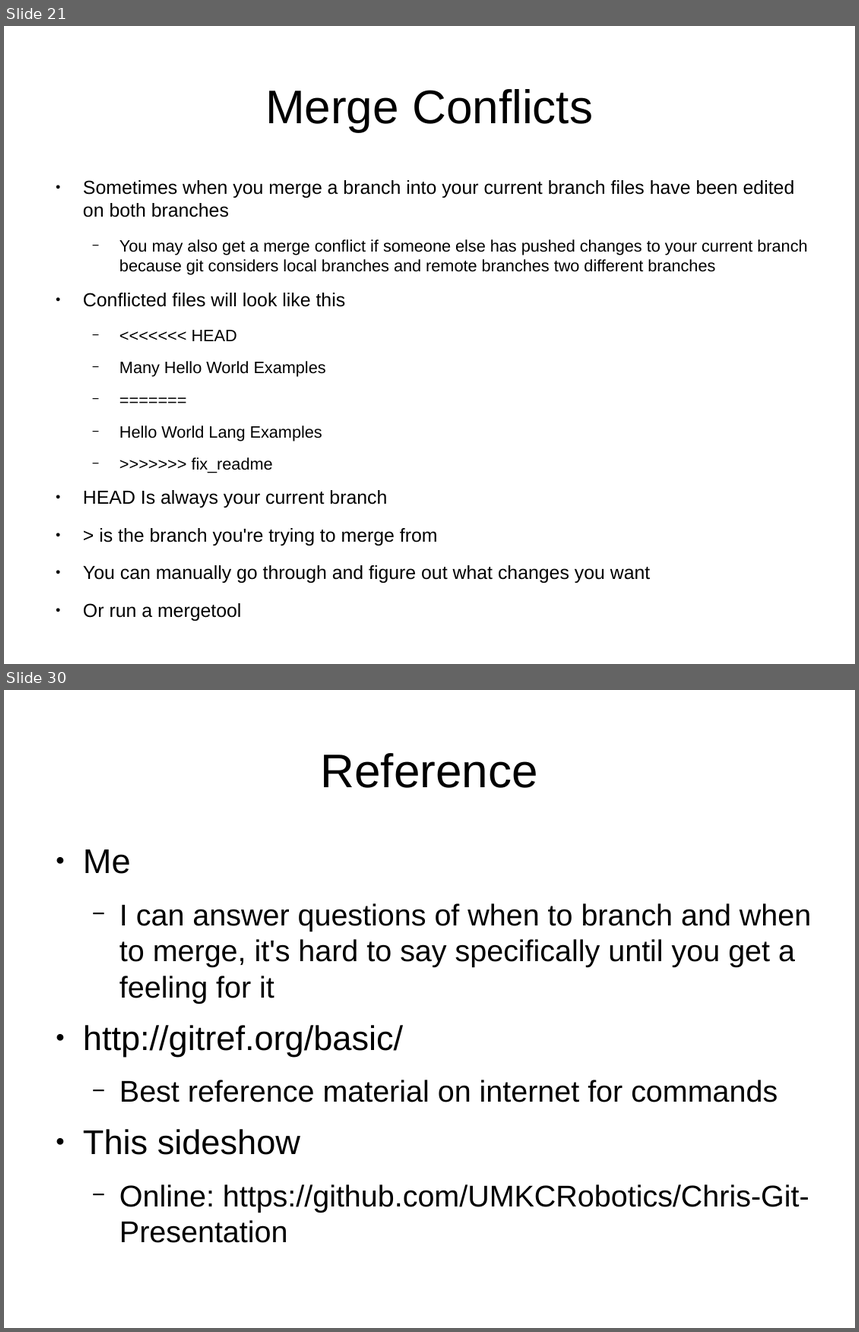
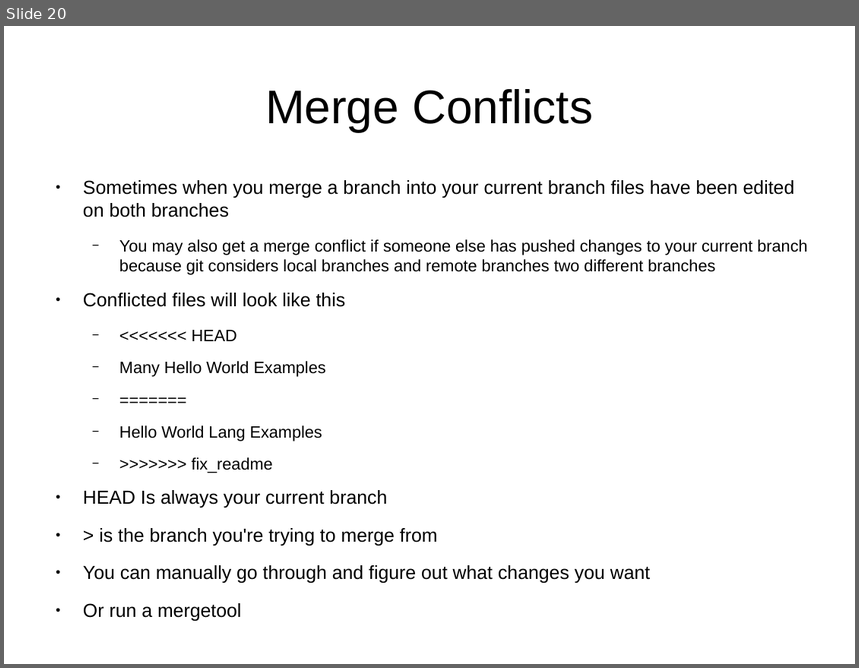
Before and after one commit to UMKCRobotics/Chris-Git-Presentation, a slide deck: presentation.odp. Shown one above the other, each under a label of ours: slides 21 and 30 before the commit, slide 20 after it; the slides between them are not shown. The pictures are 859x1332 and 859x668 pixels, drawn with LibreOffice and Linux fonts; fonts in the diff are those of the drawing. Boxes give left, top, right and bottom in pixels: in the first picture for what was removed or moved away, otherwise in the second. Text is boxed around its words. In the diff, an @@ line names an element or a change of style, - is before the commit and + after.

```diff
--- a/presentation.odp
+++ b/presentation.odp
@@ slide 30 removed at (x1=4, y1=690, x2=855, y2=1328), background #FFFFFF @@
@@ title removed at (x1=321, y1=753, x2=538, y2=788) @@
-Reference
@@ text removed at (x1=83, y1=850, x2=811, y2=1213) @@
-● Me
-  − I can answer questions of when to branch and when to merge, it's hard to say specifically until you get a feeling for it
-● http://gitref.org/basic/
-  − Best reference material on internet for commands
-● This sideshow
-  − Online: https://github.com/UMKCRobotics/Chris-Git-Presentation
@@ what was slide 21 is now slide 20 @@
```
Also in this commit, not shown: 1 slide changed, 3 slides added, 9 other slides removed, 2 other files.
